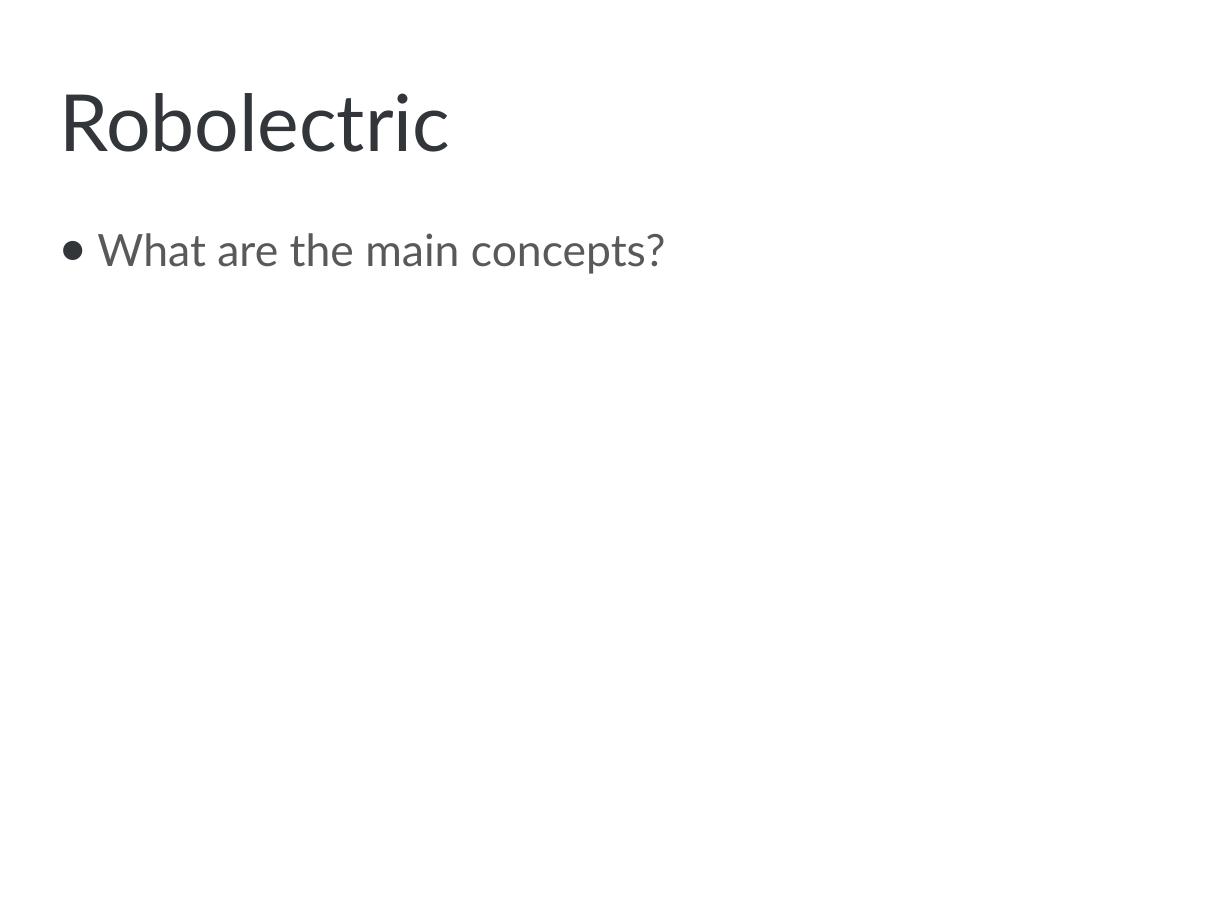
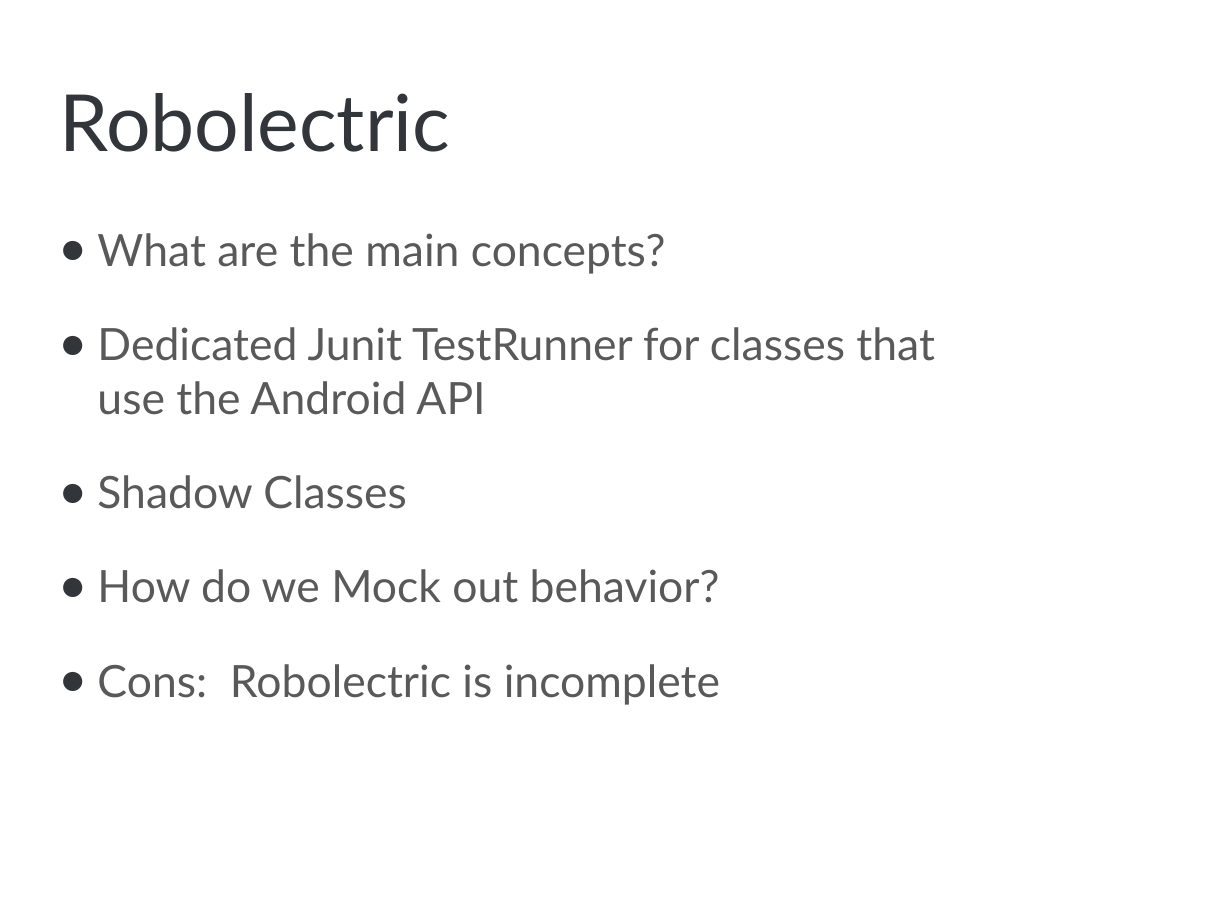
Before and after one commit to brycep/thomas, a slide deck: slide 5 of thomas-android/src/main/presentations/Unit Testing.pptx. Drawn at 1232x924 pixels with LibreOffice and Linux fonts; fonts in the diff are those of the drawing; background and template pictures are left out. Boxes give left, top, right and bottom in pixels: in the first picture for what was removed or moved away, otherwise in the second. Text is boxed around its words. In the diff, an @@ line names an element or a change of style, - is before the commit and + after.

```diff
--- a/thomas-android/src/main/presentations/Unit Testing.pptx
+++ b/thomas-android/src/main/presentations/Unit Testing.pptx
@@ text at [97,327,935,705]: paragraphs added @@
+● Dedicated Junit TestRunner for classes that use the Android API
+● Shadow Classes
+● How do we Mock out behavior?
+● Cons: Robolectric is incomplete
```
Also in this commit, not shown: 2 other slides changed, 1 slide added, 2 other files.
